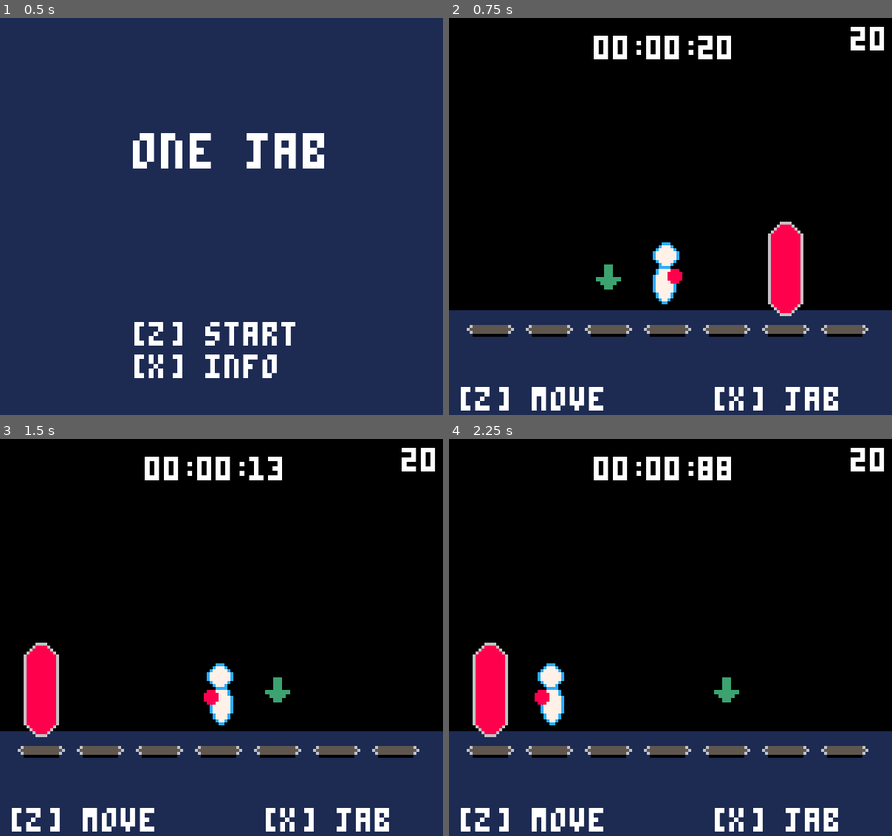
Above: before the commit, frames 1-4 (two rows, left to right).
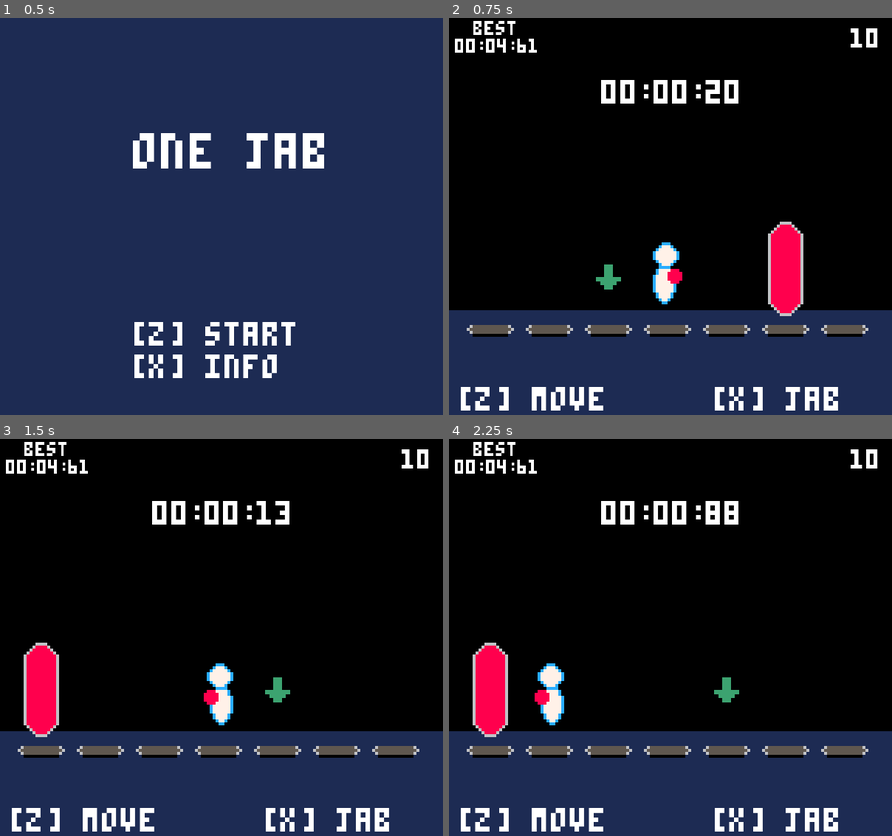
Above: after the commit, the same moments.

Repository: sugarvoid/one-jab
Game: Godot game, scene res://game/scenes/game.tscn
The game is run twice, just before and just after one commit, with the same random seed, the same clock (stepped at 60 frames per second) and the same inputs.
Inputs:
- Up to frame 1 (0.5 s): no input
- Up to frame 2 (0.75 s): tap Enter at 0.5 s; hold Z (move) from 0.53 s (still down)
- Up to frame 3 (1.5 s): tap X (poke) at 0.8, 1.35 s; tap Space at 1.25 s; release Z (move) at 1.28 s
- Up to frame 4 (2.25 s): tap Z (move) at 1.55 s; hold Z (move) from 2.03 s (still down)

Frame 1 is identical in both runs. In frame 2, 2.8% of the frame differs, in the area x 1-99%, y 0-95%; in frame 3, 2.7%; in frame 4, 2.9%.

Commit message:
Add code to save high score

Diff:
--- /dev/null
+++ b/game/data/game_history.json
@@ -0,0 +1,44 @@
+[
+	{
+		"date": "2024/03/03 12:02",
+		"name": "_name_",
+		"time": "00:04:61",
+		"time_int": 4616
+	},
+	{
+		"date": "2024/03/03 12:03",
+		"name": "_name_",
+		"time": "00:05:36",
+		"time_int": 5367
+	},
+	{
+		"date": "2024/03/03 12:03",
+		"name": "_name_",
+		"time": "00:06:00",
+		"time_int": 6000
+	},
+	{
+		"date": "2024/03/03 12:03",
+		"name": "_name_",
+		"time": "00:06:05",
+		"time_int": 6050
+	},
+	{
+		"date": "2024/03/03 11:54",
+		"name": "_name_",
+		"time": "00:06:95",
+		"time_int": 6950
+	},
+	{
+		"date": "2024/03/03 11:55",
+		"name": "_name_",
+		"time": "00:07:73",
+		"time_int": 7733
+	},
+	{
+		"date": "2024/03/03 12:04",
+		"name": "_name_",
+		"time": "00:06:93",
+		"time_int": 6934
+	}
+]
--- a/game/scenes/game.tscn
+++ b/game/scenes/game.tscn
@@ -297,11 +297,11 @@
 texture = ExtResource("3_jdgb7")
 
 [node name="lblHits" type="Label" parent="PlayScreen"]
-offset_left = 133.0
-offset_top = -1.0
-offset_right = 145.0
-offset_bottom = 16.0
-scale = Vector2(0.5, 0.5)
+offset_left = 131.0
+offset_top = -3.0
+offset_right = 168.0
+offset_bottom = 22.0
+scale = Vector2(0.4, 0.4)
 pivot_offset = Vector2(5.725, 8.385)
 theme_override_fonts/font = ExtResource("2_bfbr2")
 text = "50"
@@ -323,13 +323,34 @@
 text = "[Z] move"
 
 [node name="LblTime" type="Label" parent="PlayScreen"]
-offset_left = 49.0
-offset_top = 6.0
-offset_right = 97.0
-offset_bottom = 19.0
+offset_left = 1.0
+offset_top = 21.0
+offset_right = 299.0
+offset_bottom = 37.0
 scale = Vector2(0.5, 0.5)
 theme_override_fonts/font = ExtResource("2_bfbr2")
 text = "00:00:00"
+horizontal_alignment = 1
+
+[node name="LblTimeBest" type="Label" parent="PlayScreen"]
+offset_left = 1.0
+offset_top = 7.0
+offset_right = 104.0
+offset_bottom = 23.0
+scale = Vector2(0.3, 0.3)
+theme_override_fonts/font = ExtResource("2_bfbr2")
+text = "00:00:00"
+horizontal_alignment = 1
+
+[node name="LblTimeBestStatic" type="Label" parent="PlayScreen"]
+offset_top = 1.0
+offset_right = 107.0
+offset_bottom = 17.0
+scale = Vector2(0.3, 0.3)
+theme_override_fonts/font = ExtResource("2_bfbr2")
+text = "best"
+horizontal_alignment = 1
+vertical_alignment = 1
 
 [node name="Label9" type="Label" parent="PlayScreen"]
 offset_left = 90.0
@@ -365,6 +386,7 @@
 script = ExtResource("8_wx1cf")
 
 [node name="GameOver" type="Node2D" parent="."]
+visible = false
 
 [node name="ColorRect" type="ColorRect" parent="GameOver"]
 offset_right = 156.0
--- a/game/scripts/game.gd
+++ b/game/scripts/game.gd
@@ -7,7 +7,9 @@
 @onready var lbl_time: Label = get_node("PlayScreen/LblTime")
 @onready var stopwatch: Node = get_node("PlayScreen/Stopwatch")
 
-const HITS_NEEDED: int = 20
+
+const GAME_HISTORY_PATH = "res://game/data/game_history.json"
+const HITS_NEEDED: int = 10
 const slots: Array[int] = [
 	14,
 	34,
@@ -25,9 +27,18 @@
 var lives: int
 var bags_next_pos: int
 var misses: int
+var _game_history: Array
+
+var game_data: Dictionary = {
+	"date": null,
+	"name": "",
+	"time": "",
+	"time_int": 0
+}
 
 
 func _ready():
+	load_history()
 	switch_screen(0)
 	update_hud()
 	marker.play("default")
@@ -70,6 +81,8 @@
 			$GameOver.hide()
 			$StartScreen.show()
 		1:
+			_game_history = load_history()
+			$PlayScreen/LblTimeBest.text = get_best_time()
 			stopwatch.start()
 			bags_next_pos = stating.pop_front()
 			lives = 3
@@ -104,7 +117,9 @@
 		set_gameoever_text("wrong move")
 		gameover()
 	if hits_left == 0:
-		set_gameoever_text(str("Time\n",stopwatch.get_time()))
+		var completion_time = stopwatch.get_time()
+		set_gameoever_text(str("Time\n",completion_time))
+		store_game_data(completion_time)
 		# set_gameoever_text(str("Time\n",stopwatch.get_time(), "\n", "Misses: ", misses))
 		stopwatch.stop()
 		gameover()
@@ -155,3 +170,43 @@
 		print("Miss movement. Game Over")
 		set_gameoever_text("wrong move")
 		gameover()
+
+
+
+
+func store_game_data(round_time: String) -> void:
+
+	var time: Dictionary = Time.get_datetime_dict_from_system()
+	var display_string : String = "%d/%02d/%02d %02d:%02d" % [time.year, time.month, time.day, time.hour, time.minute]
+
+	game_data.date = display_string
+	game_data.time = round_time
+	game_data.name = "_name_"
+	game_data.time_int = stopwatch.get_time_int()
+
+	_game_history.append(game_data)
+
+	var file = FileAccess.open(GAME_HISTORY_PATH, FileAccess.READ_WRITE)
+	var json_string = JSON.stringify(_game_history, "\t")
+
+	file.store_string(json_string)
+	file.close()
+
+func sort_descending(a, b):
+	if a.time_int < b.time_int:
+		return true
+	return false
+
+func load_history() -> Array:
+	var file = FileAccess.open(GAME_HISTORY_PATH, FileAccess.READ_WRITE)
+	var test: Array = []
+	var content = file.get_as_text()
+	file.close()
+	if content != "":
+		test = JSON.parse_string(content)
+	return test
+
+func get_best_time() -> String:
+	var data: Array = _game_history
+	data.sort_custom(sort_descending)
+	return data[0].time
--- a/game/scripts/stopwatch.gd
+++ b/game/scripts/stopwatch.gd
@@ -2,6 +2,7 @@
 
 var running: bool = false
 var start_time: int = 0
+var elapsed: int
 
 
 func _ready():
@@ -15,11 +16,14 @@
 
 func start() -> void:
 	running = true
+	elapsed = 0
 	start_time = Time.get_ticks_msec()
 
+func get_time_int() -> int:
+	return elapsed
 
 func get_time() -> String:
-	var elapsed: int = (Time.get_ticks_msec() - start_time)
+	elapsed = (Time.get_ticks_msec() - start_time)
 
 	var minutes = elapsed / 60 / 1000
 	var seconds = elapsed / 1000 % 60
Not shown, changed: export_presets.cfg
